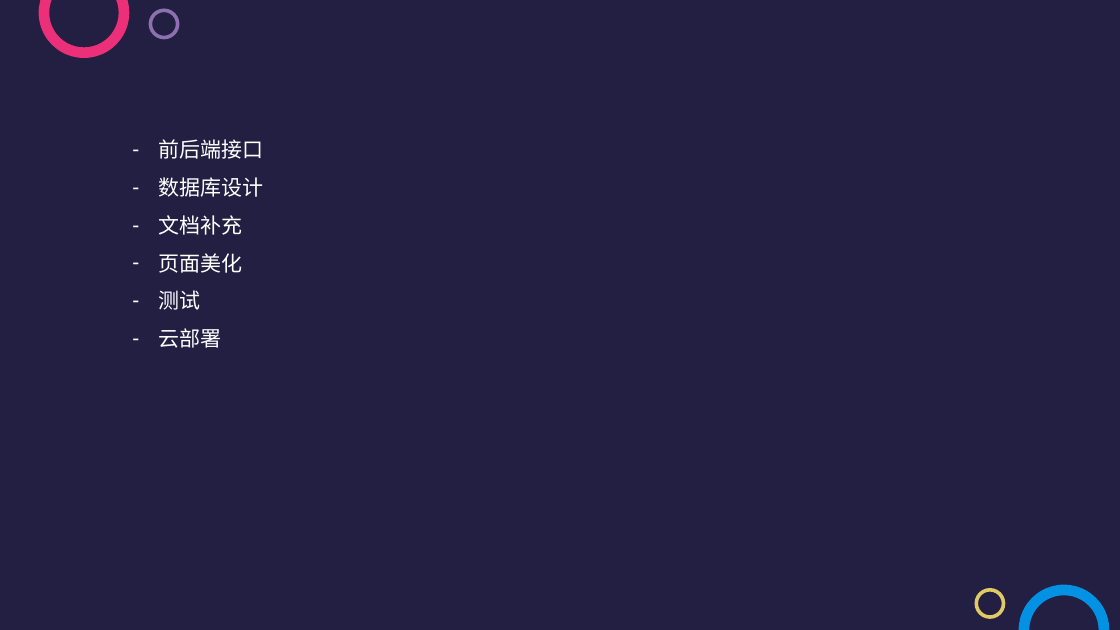
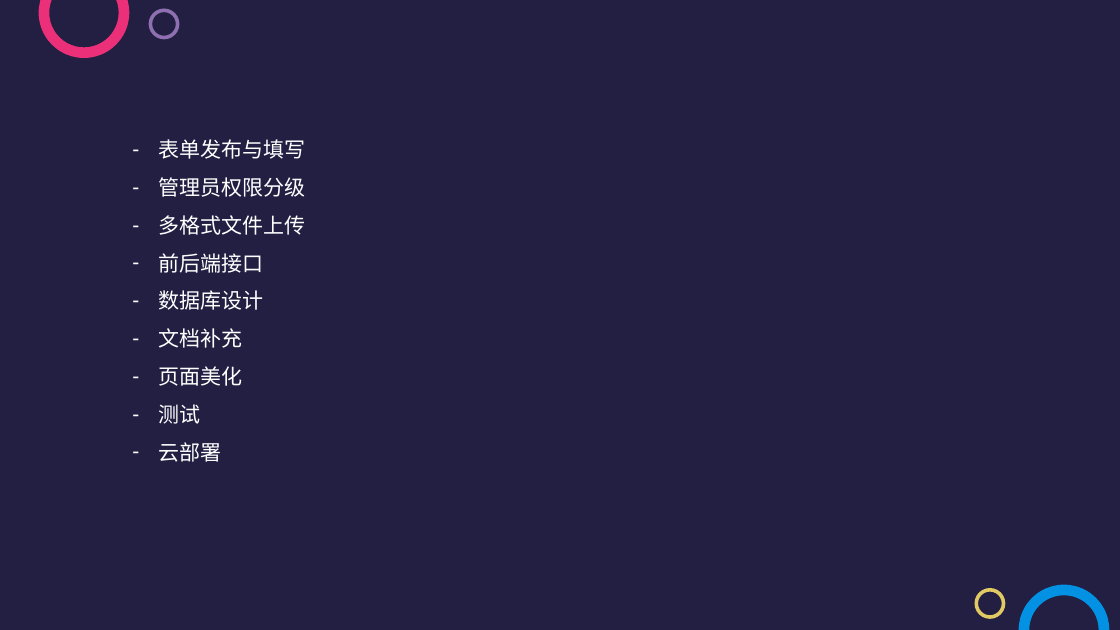
Before and after one commit to Leezy016/WisForm, a slide deck: slide 17 of midRepo.pptx. Drawn at 1120x630 pixels with LibreOffice and Linux fonts; fonts in the diff are those of the drawing. Boxes give left, top, right and bottom in pixels: in the first picture for what was removed or moved away, otherwise in the second. Text is boxed around its words. In the diff, an @@ line names an element or a change of style, - is before the commit and + after.

```diff
--- a/midRepo.pptx
+++ b/midRepo.pptx
@@ text at box(159, 139, 306, 235): paragraphs added @@
+– 表单发布与填写
+– 管理员权限分级
+– 多格式文件上传
```
Also in this commit, not shown: 3 other slides changed.
